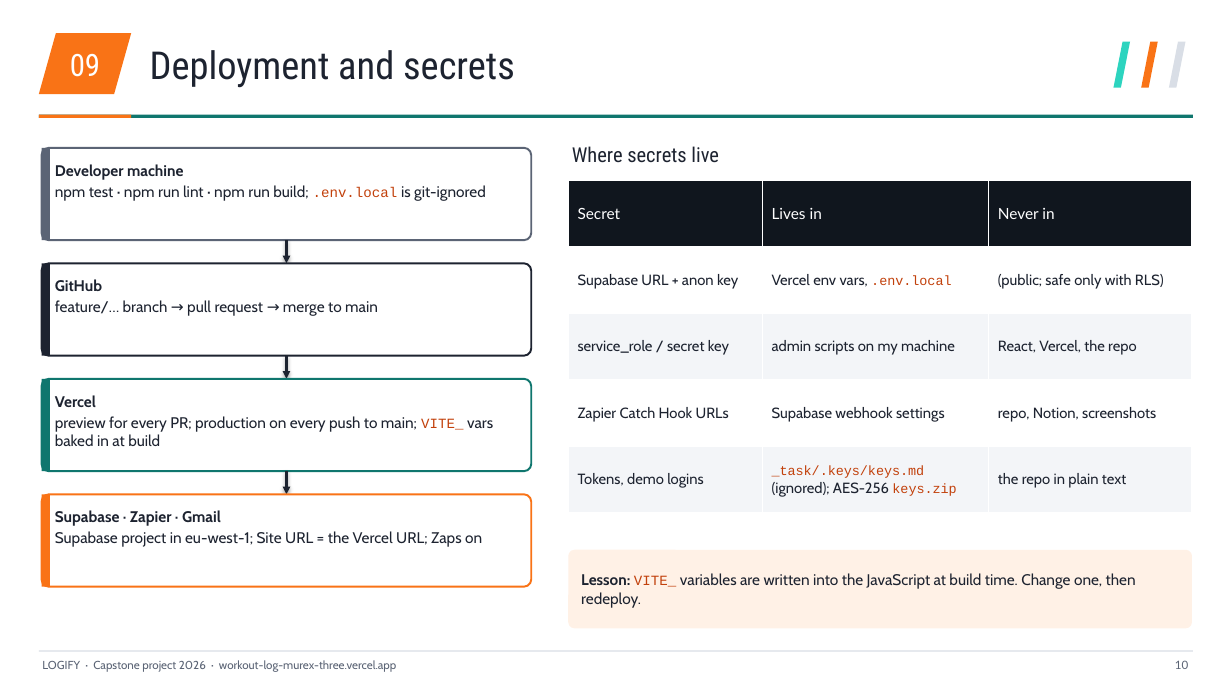
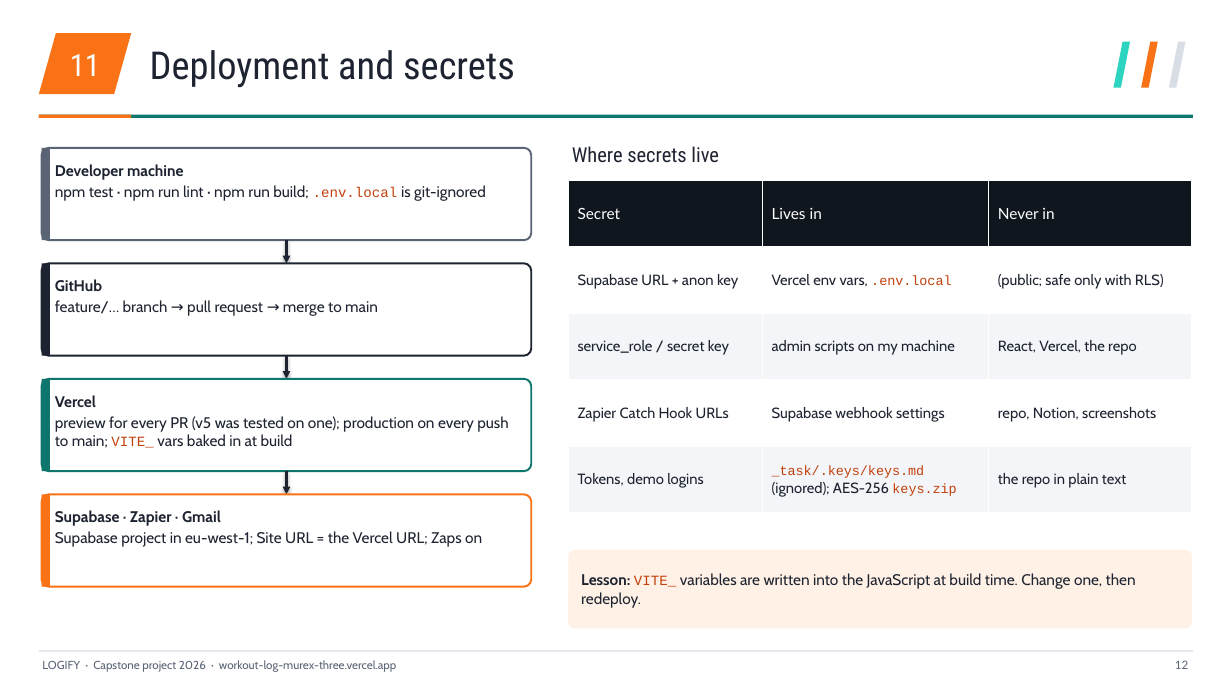
Before and after one commit to mse1987319-png/workout-log, a slide deck: slide 12 of _task/results/Logify_EN.pptx (slide 10 before the commit). Drawn at 1232x693 pixels with LibreOffice and Linux fonts; fonts in the diff are those of the drawing. Boxes give left, top, right and bottom in pixels: in the first picture for what was removed or moved away, otherwise in the second. Text is boxed around its words. In the diff, an @@ line names an element or a change of style, - is before the commit and + after.

```diff
--- a/_task/results/Logify_EN.pptx
+++ b/_task/results/Logify_EN.pptx
@@ text at <box>70,54,100,76</box>: text changed @@
-09
+11
@@ text in rounded rectangle at <box>55,416,508,448</box>: text changed @@
-preview for every PR; production on every push to main; VITE_ vars baked in at build
+preview for every PR (v5 was tested on one); production on every push to main; VITE_ vars baked in at build
@@ text at <box>1175,660,1188,669</box>: text changed @@
-10
+12
```
Also in this commit, not shown: 34 other slides changed, 8 slides added, 2 other files.
